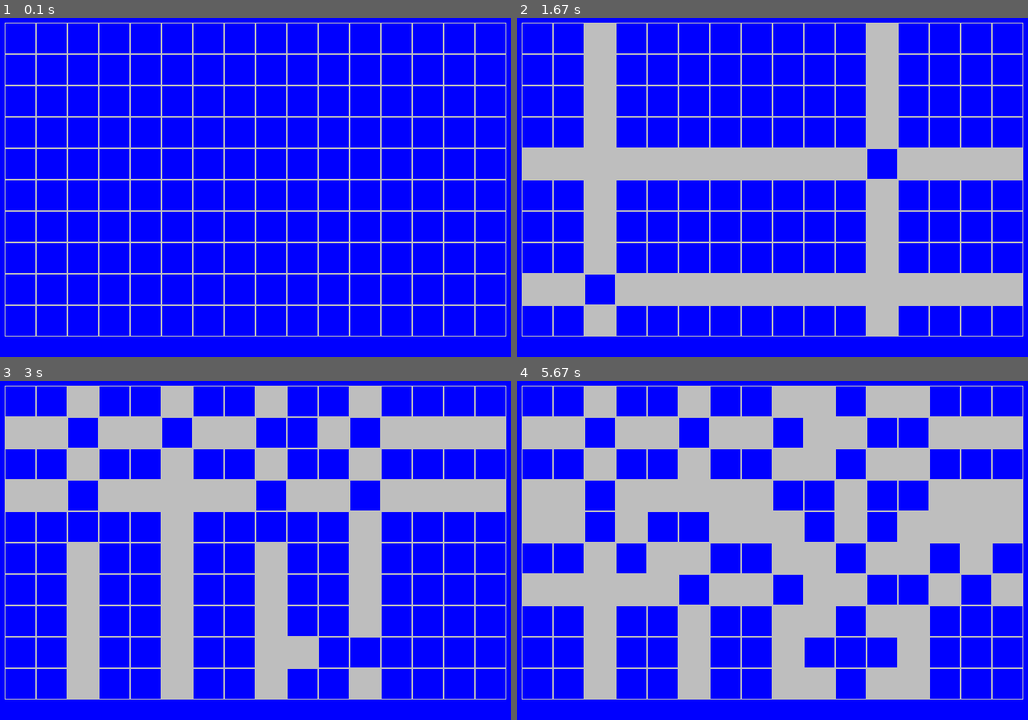
Above: before the commit, frames 1-4 (two rows, left to right).
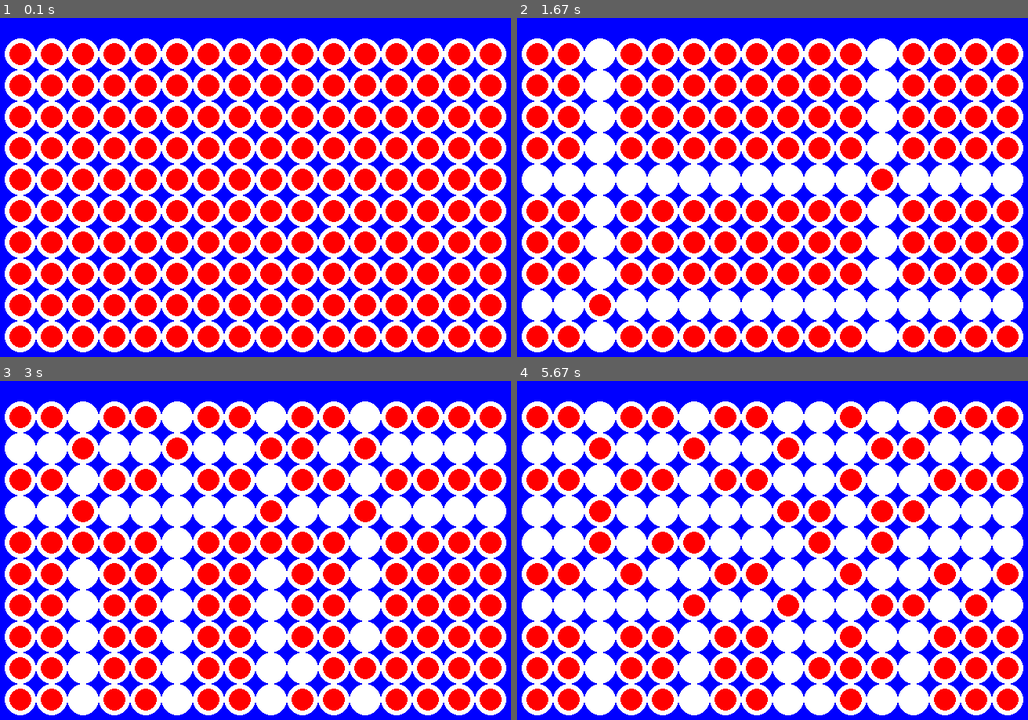
Above: after the commit, the same moments.

Repository: yrka2007/MyPygame
Game: pygame game, started from Игра/main.py
Two runs of this game, one before a commit and one after it. Both use one fixed random seed, a clock stepped at 60 frames per second and the inputs below.
Inputs (mouse positions are in pixels of both pictures, inside the frame that each line leads up to):
- Up to frame 1 (0.1 s): no input
- Up to frame 2 (1.67 s): click (798, 241) at 0.38 s; click (798, 272) at 0.72 s; click (603, 170) at 1.05 s; click (869, 282) at 1.38 s
- Up to frame 3 (3 s): click (291, 448) at 1.72 s; click (286, 655) at 2.05 s; click (260, 526) at 2.38 s; click (189, 509) at 2.72 s
- Up to frame 4 (5.67 s): click (961, 564) at 3.05 s; click (992, 594) at 3.38 s; click (930, 523) at 3.72 s; click (614, 513) at 4.05 s; click (823, 587) at 4.38 s; click (614, 577) at 4.72 s; click (660, 567) at 5.05 s; click (660, 519) at 5.38 s

The runs differ from the first frame. In frame 1, 74% of the frame differs, in the area x 0-100%, y 1-99%; in frame 2, 79%; in frame 3, 81%; in frame 4, 84%.

Commit message:
gamelife

Diff:
--- /dev/null
+++ b/Игра жизнь/gamebase.py
@@ -0,0 +1,15 @@
+import pygame as pg
+
+
+class MainGameClass:
+    def __init__(self):
+        pass
+
+    def render(self, scr: pg.Surface):
+        pass
+
+    def get_click(self, event: pg.event):
+        print(event.pos)
+
+    def get_press(self, event: pg.event):
+        pass
--- /dev/null
+++ b/Игра жизнь/gameboard.py
@@ -0,0 +1,84 @@
+from copy import deepcopy
+import pygame as pg
+from gamebase import MainGameClass
+
+
+class Board(MainGameClass):
+    def __init__(self, width, height):
+        super().__init__()
+        self.width = width
+        self.height = height
+        self.board = [[0] * width for _ in range(height)]
+        self.left = 10
+        self.top = 10
+        self.cell_size = 30
+        self.color = "gray"
+
+    def set_view(self, left, top, cell_size, color="gray"):
+        self.left = left
+        self.top = top
+        self.cell_size = cell_size
+        self.color = color
+
+    def render(self, scr: pg.Surface, state):
+        x = self.left
+        y = self.top
+        step = self.cell_size
+        for row in range(self.height):
+            for col in range(self.width):
+                if state:
+                    pg.draw.circle(scr, 'white', (x + col * step + step // 2, y + row * step + step), step // 2)
+                else:
+                    pg.draw.circle(scr, 'gray', (x + col * step + step // 2, y + row * step + step), step // 2)
+                if self.board[row][col]:
+                    pg.draw.circle(scr, 'red', (x + col * step + step // 2, y + row * step + step), step // 2 - 6)
+
+                # pg.draw.rect(scr, self.color, (x + col * step, y + row * step, step, step), self.board[row][col])
+
+    def get_click(self, event: pg.event):
+        coord = self.get_cell(event.pos)
+        if coord:
+            col = coord[0]
+            row = coord[1]
+            self.board[row][col] = (self.board[row][col] + 1) % 2
+
+    def get_cell(self, mouse_pos: tuple):
+        x0 = mouse_pos[0] - self.left
+        y0 = mouse_pos[1] - self.top
+        col = x0 // self.cell_size
+        row = y0 // self.cell_size
+        if 0 <= col < self.width and 0 <= row < self.height:
+            return col, row
+        else:
+            return None
+
+    def next_move(self):
+        tboard = deepcopy(self.board)
+        for row in range(self.height):
+            for col in range(self.width):
+                count = 0
+                for x in range(-1, 2):
+                    for y in range(-1, 2):
+                        if not (x == 0 and y == 0):
+                            count += self.get_state(tboard, col + x, row + y)
+                if count == 3:
+                    self.board[row][col] = 1
+                elif count == 2 and self.board[row][col] == 1:
+                    self.board[row][col] = 1
+                else:
+                    self.board[row][col] = 0
+
+    def get_state(self, tboard, col, row):
+        if col < 0:
+            col = self.width + col
+        elif col >= self.width:
+            col = col - self.width
+        if row < 0:
+            row = self.height + row
+        elif row >= self.height:
+            row = row - self.height
+        return tboard[row][col]
+
+
+class Life(Board):
+    pass
--- /dev/null
+++ b/Игра жизнь/main.py
@@ -0,0 +1,71 @@
+import pygame as pg
+from gameboard import Life
+
+
+def main():
+    size = width, height = 800, 600
+    timer_time = 1000
+    pg.init()
+    clock = pg.time.Clock()
+    fps = 50
+    screen = pg.display.set_mode(size)
+    objects = ()
+    board = Life(16, 10)
+    board.set_view(50, 20, 40)
+    objects = objects + (board,)
+
+    running = True
+    live = False
+    pg.time.set_timer(pg.USEREVENT, timer_time)
+    while running:
+        for event in pg.event.get():
+            if event.type == pg.QUIT:
+                running = False
+            elif event.type == pg.MOUSEBUTTONDOWN and not live:
+                move_click(objects, event)
+            elif event.type == pg.KEYDOWN:
+                if event.key == pg.K_SPACE:
+                    live = not live
+            elif event.type == pg.USEREVENT and live:
+                board.next_move()
+            elif event.type == pg.MOUSEBUTTONDOWN and live:
+                if event.button == 4:
+                    timer_time = max(10, int(timer_time * 0.8))
+                elif event.button == 5:
+                    timer_time = min(1000, int(timer_time * 1.2))
+                pg.time.set_timer(pg.USEREVENT, timer_time)
+
+        if live:
+            count = 0
+            for el in board.board:
+                count += sum(el)
+            if count == 0:
+                live = False
+        else:
+            pass
+
+        screen.fill('blue')
+        draw(objects, screen, live)
+        pg.display.flip()
+        clock.tick(fps)
+
+    pg.quit()
+
+
+def move_click(obj: tuple, event: pg.event):
+    for item in obj:
+        item.get_click(event)
+
+
+def move_press(obj: tuple, event: pg.event):
+    for item in obj:
+        item.get_press(event)
+
+
+def draw(obj: tuple, scr: pg.Surface, state):
+    for item in obj:
+        item.render(scr, state)
+
+
+if __name__ == '__main__':
+    main()
--- a/Игра/gameboard.py
+++ b/Игра/gameboard.py
@@ -25,7 +25,11 @@
         step = self.cell_size
         for row in range(self.height):
             for col in range(self.width):
-                pg.draw.rect(scr, self.color, (x + col * step, y + row * step, step, step), self.board[row][col])
+                pg.draw.circle(scr, 'white', (x + col * step + step // 2, y + row * step + step), step // 2)
+                if self.board[row][col]:
+                    pg.draw.circle(scr, 'red', (x + col * step + step // 2, y + row * step + step), step // 2 - 6)
+
+                # pg.draw.rect(scr, self.color, (x + col * step, y + row * step, step, step), self.board[row][col])
 
     def get_click(self, event: pg.event):
         coord = self.get_cell(event.pos)
